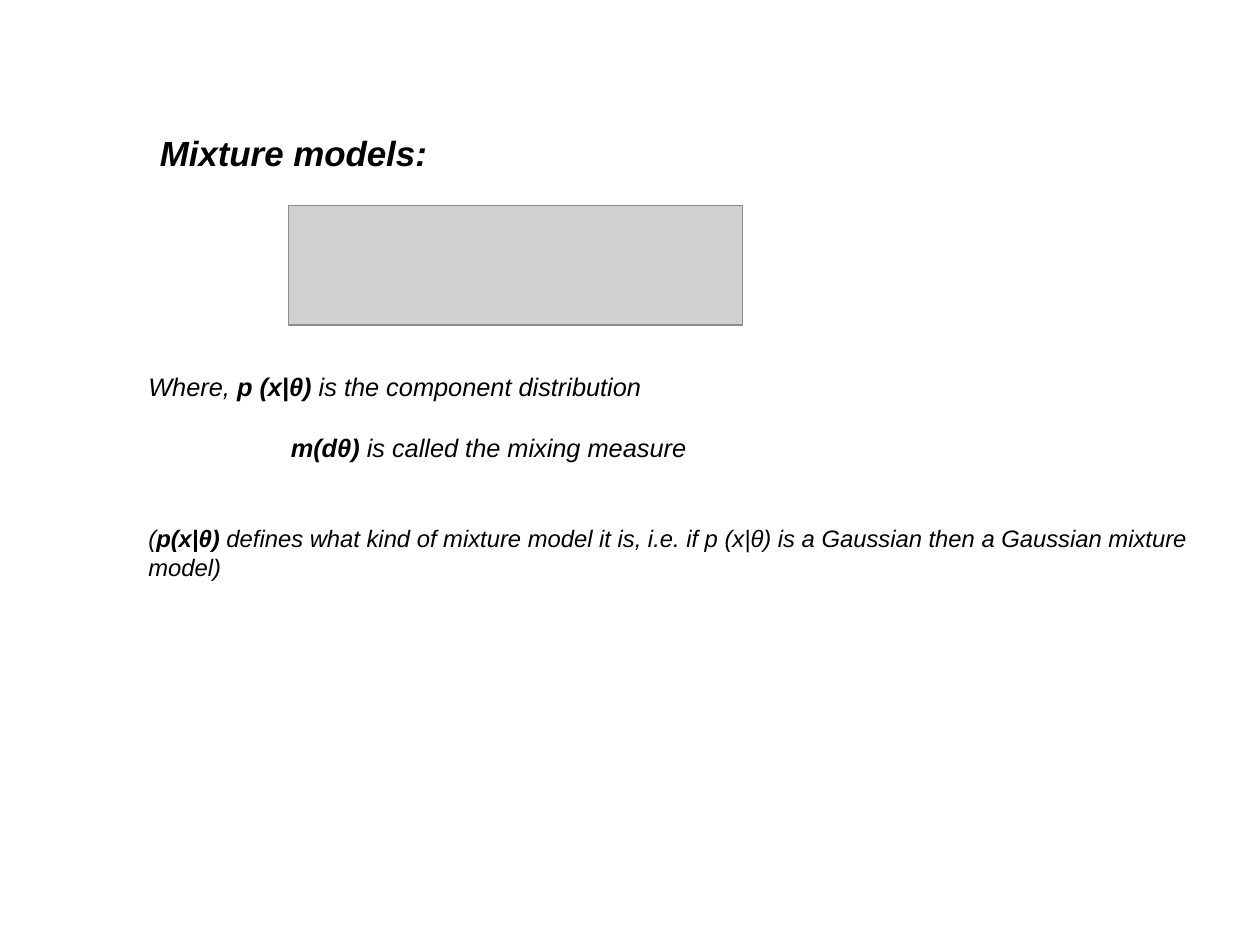
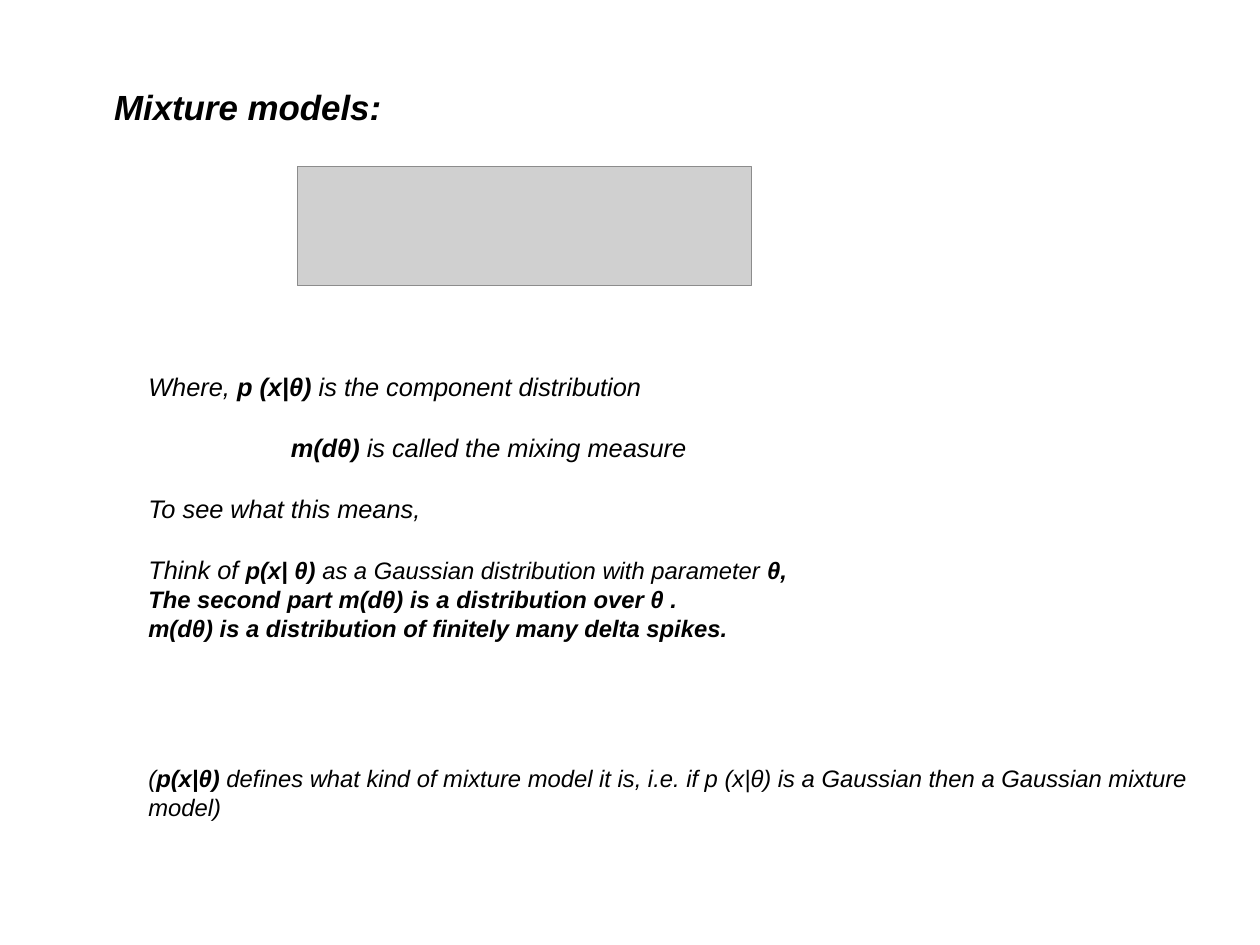
Before and after one commit to afcarl/Dirichlet_Processes, a slide deck: slide 7 of version_2.odp. Drawn at 1260x945 pixels with LibreOffice and Linux fonts; fonts in the diff are those of the drawing; grey boxes stand for pictures. Boxes give left, top, right and bottom in pixels: in the first picture for what was removed or moved away, otherwise in the second. Text is boxed around its words. In the diff, an @@ line names an element or a change of style, - is before the commit and + after.

```diff
--- a/version_2.odp
+++ b/version_2.odp
@@ text "Mixture models:": place and size @@
-text "Mixture models:" at [160,140,427,167]
+text "Mixture models:" at [114,94,382,121]
@@ picture: place and size @@
-picture at [289,206,743,325]
+picture at [297,167,751,286]
@@ text at [148,499,787,642]: paragraphs added @@
+To see what this means,
+Think of p(x| θ) as a Gaussian distribution with parameter θ,
+The second part m(dθ) is a distribution over θ .
+m(dθ) is a distribution of finitely many delta spikes.
```
Also in this commit, not shown: 3 other slides changed, 4 slides added, 1 slide removed.
